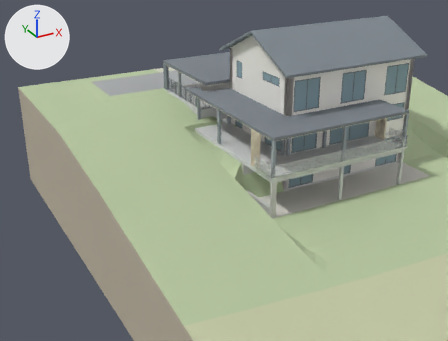
One commit to the glTF model public/models/Schaffernak_Haus_B.glb: the scene before it, then after it.
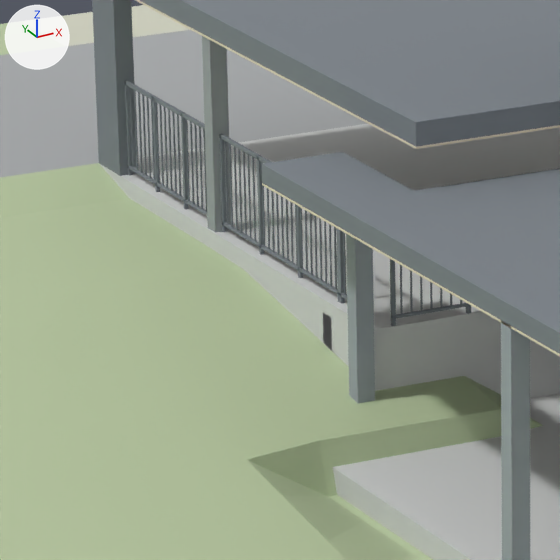
Each version is shown from a 50 mm camera at (-22.78, -32.68, 16.17) aimed at (-1.69, 5.67, -3.01), then close up on the part from 34% to 50% of the width and 19% to 41% of the height. The axes (+X, +Y, +Z) are drawn at upper left. The lights are the same throughout. The last two pictures show the newer version. Vertices at exactly the same position are counted once.

Objects in the first close-up: 'Balkon_links', 'Carport_Boden', 'Carport_Dach', 'Carport_Dachrand_Verkl_links', 'Carport_Eckwand_links', 'Carport_Podest_Mauer_Stirn_schematisch', 'Entwurf_Dach_Ruecklauf', 'Entwurf_Dach_links', 'Entwurf_Dachstuetze_3', 'Entwurf_Eigenstaendige_Stuetzen_Balkon', 'Foto_Gelaende_Rasen_Boeschung', 'Strasse_parallel_zum_Haus_schematisch' and 73 more.
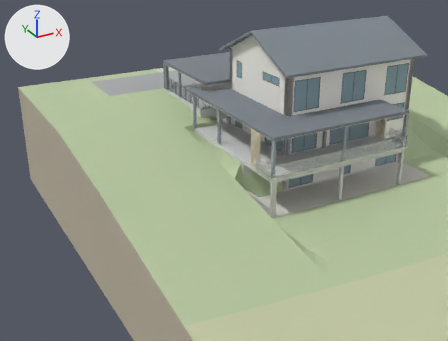
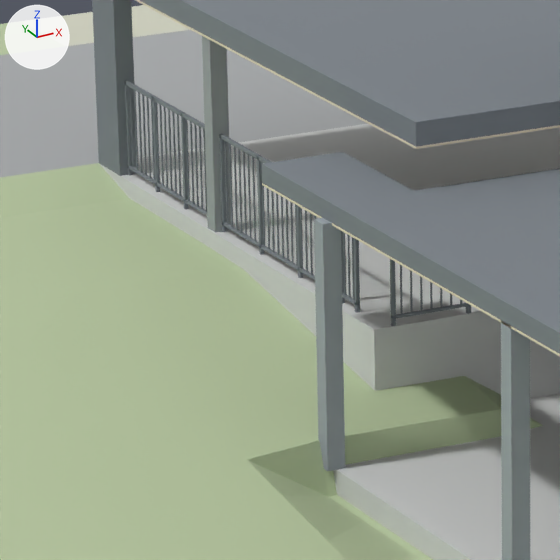
Pixel boxes [x1, y1, x2, y2] of what changed, in the close-ups (560 x 560 px):
'Entwurf_Eigenstaendige_Stuetzen_Balkon', moved: before [346, 234, 375, 403]; after [314, 218, 345, 471]

Edits to the bpy script that builds the scene:
```text
Change me_entwurf_eigenstaendige_stuetzen_balkon:
    used by ob_entwurf_eigenstaendige_stuetzen_balkon; location = (0.0, 0.0, 0.0)
    remove me_entwurf_eigenstaendige_stuetzen_balkon.from_pydata(...)  # 8 vertices, 12 faces; spans x -2.35..-2.15, y 8.62..8.82, z -0.05..2.55
    add me_entwurf_eigenstaendige_stuetzen_balkon.from_pydata(...)  # 8 vertices, 12 faces; spans x -3.1..-2.9, y 7.82..8.02, z -0.05..2.55
    me_entwurf_eigenstaendige_stuetzen_balkon part 1: the whole mesh is moved by (-0.75, -0.8, 0.0)
```
